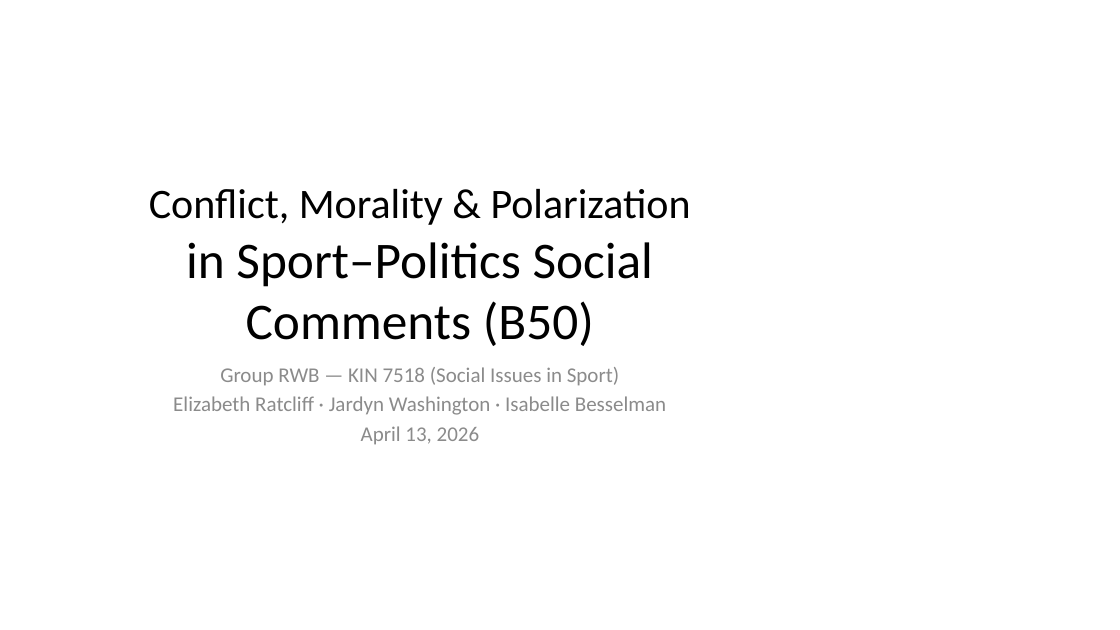
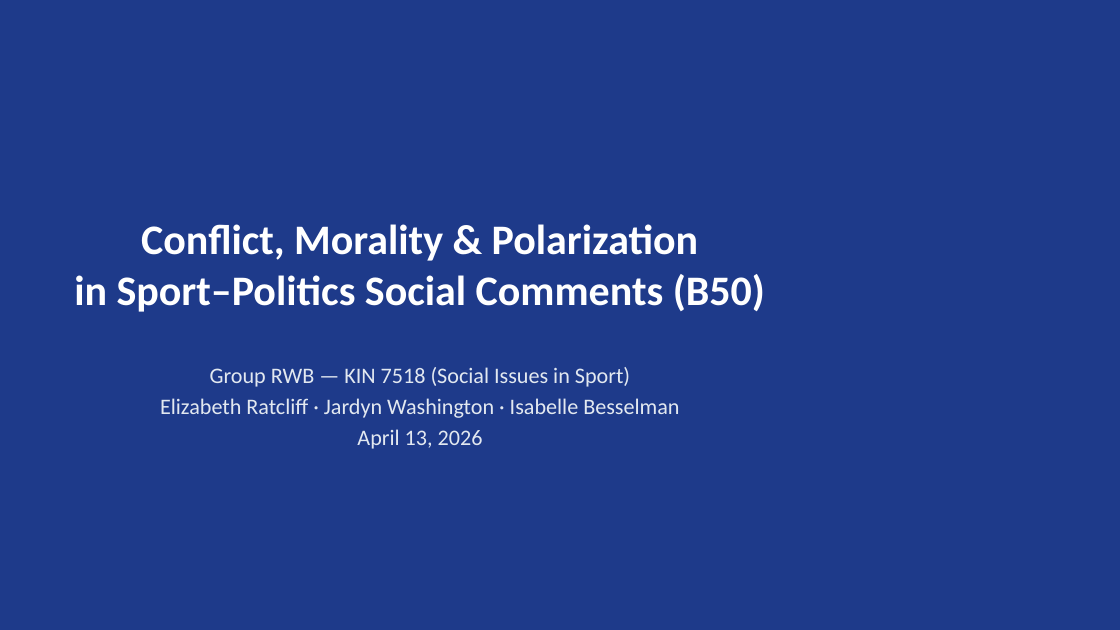
Before and after one commit to lizzyratcliff/Project-3-RWB, a slide deck: slide 1 of RWB_KIN7518_Presentation.pptx. Drawn at 1120x630 pixels with LibreOffice and Linux fonts; fonts in the diff are those of the drawing. Boxes give left, top, right and bottom in pixels: in the first picture for what was removed or moved away, otherwise in the second. Text is boxed around its words. In the diff, an @@ line names an element or a change of style, - is before the commit and + after.

```diff
--- a/RWB_KIN7518_Presentation.pptx
+++ b/RWB_KIN7518_Presentation.pptx
@@ background #FFFFFF to #1E3A8A @@
@@ title "Conflict, Morality & Polarization" at <box>74,224,765,312</box>: text colour #000000 to #FFFFFF, bold on; size 44 to 36 pt in "in Sport–Politics Social Comments (B50)" @@
@@ subtitle "Group RWB — KIN 7518 ..." at <box>160,367,679,449</box>: size 18 to 19 pt, text colour #8C8C8C to #E2E8F0 @@
```
Also in this commit, not shown: 6 other slides changed, 1 slide added, 2 other files.
